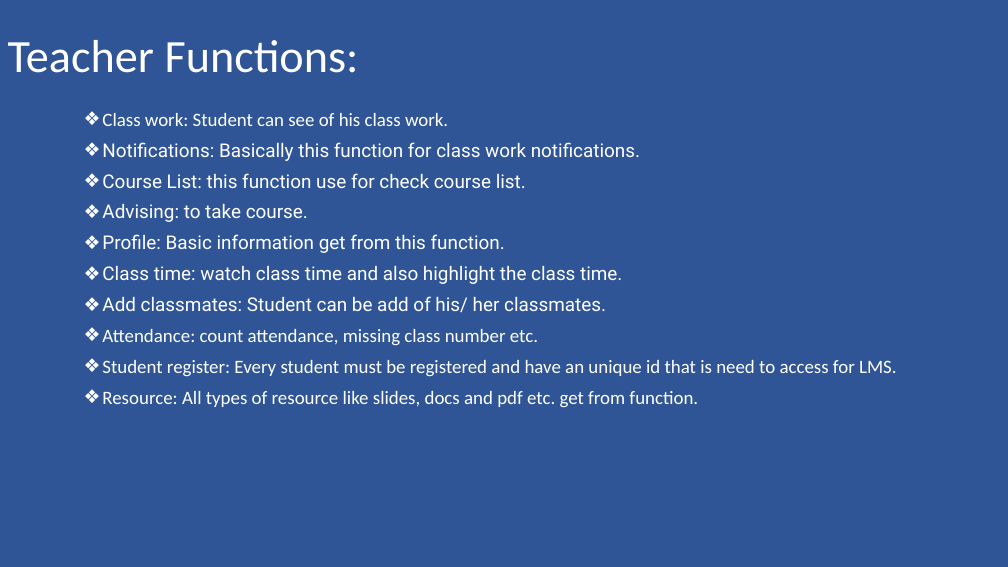
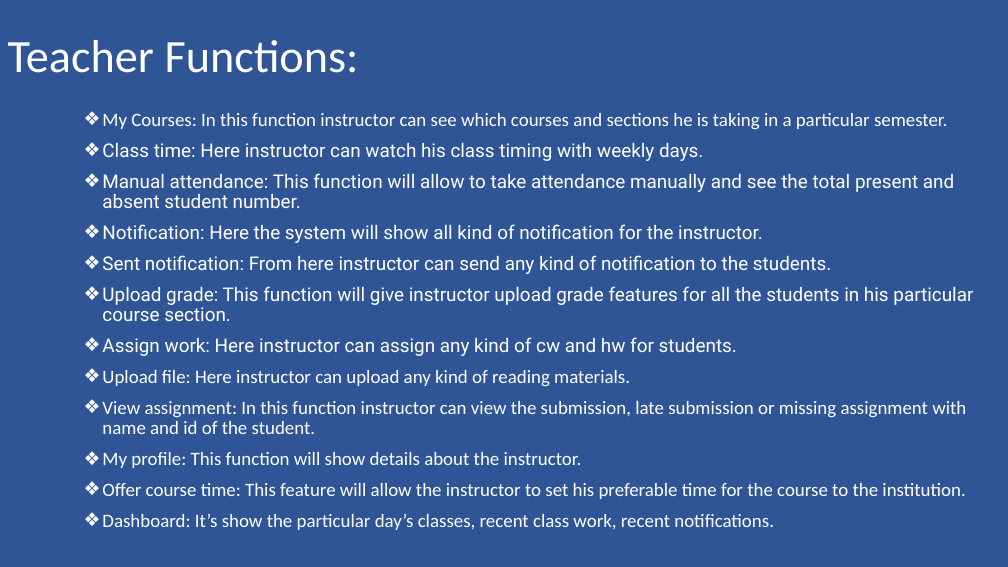
Before and after one commit to maruf1020/CSE499SU20Group1SAA3NSU, a slide deck: slide 6 of Documention/Group project proposal/Presentation.pptx. Drawn at 1008x567 pixels with LibreOffice and Linux fonts; fonts in the diff are those of the drawing. Boxes give left, top, right and bottom in pixels: in the first picture for what was removed or moved away, otherwise in the second. Text is boxed around its words. In the diff, an @@ line names an element or a change of style, - is before the commit and + after.

Commit message:
Update spelling and grammar, articals
update Teacher function and also spelling mistake and grammar, articals etc

```diff
--- a/Documention/Group project proposal/Presentation.pptx
+++ b/Documention/Group project proposal/Presentation.pptx
@@ text at bbox=[102, 113, 973, 530]: text changed; font Roboto to Calibri @@
-❖ Class work: Student can see of his class work.
-❖ Notifications: Basically this function for class work notifications.
-❖ Course List: this function use for check course list.
-❖ Advising: to take course.
-❖ Profile: Basic information get from this function.
-❖ Class time: watch class time and also highlight the class time.
-❖ Add classmates: Student can be add of his/ her classmates.
-❖ Attendance: count attendance, missing class number etc.
-❖ Student register: Every student must be registered and have an unique id that is need to access for LMS.
-❖ Resource: All types of resource like slides, docs and pdf etc. get from function.
+❖ My Courses: In this function instructor can see which courses and sections he is taking in a particular semester.
+❖ Class time: Here instructor can watch his class timing with weekly days.
+❖ Manual attendance: This function will allow to take attendance manually and see the total present and absent student number.
+❖ Notification: Here the system will show all kind of notification for the instructor.
+❖ Sent notification: From here instructor can send any kind of notification to the students.
+❖ Upload grade: This function will give instructor upload grade features for all the students in his particular course section.
+❖ Assign work: Here instructor can assign any kind of cw and hw for students.
+❖ Upload file: Here instructor can upload any kind of reading materials.
+❖ View assignment: In this function instructor can view the submission, late submission or missing assignment with name and id of the student.
+❖ My profile: This function will show details about the instructor.
+❖ Offer course time: This feature will allow the instructor to set his preferable time for the course to the institution.
+❖ Dashboard: It’s show the particular day’s classes, recent class work, recent notifications.
```
Also in this commit, not shown: 1 other file.
